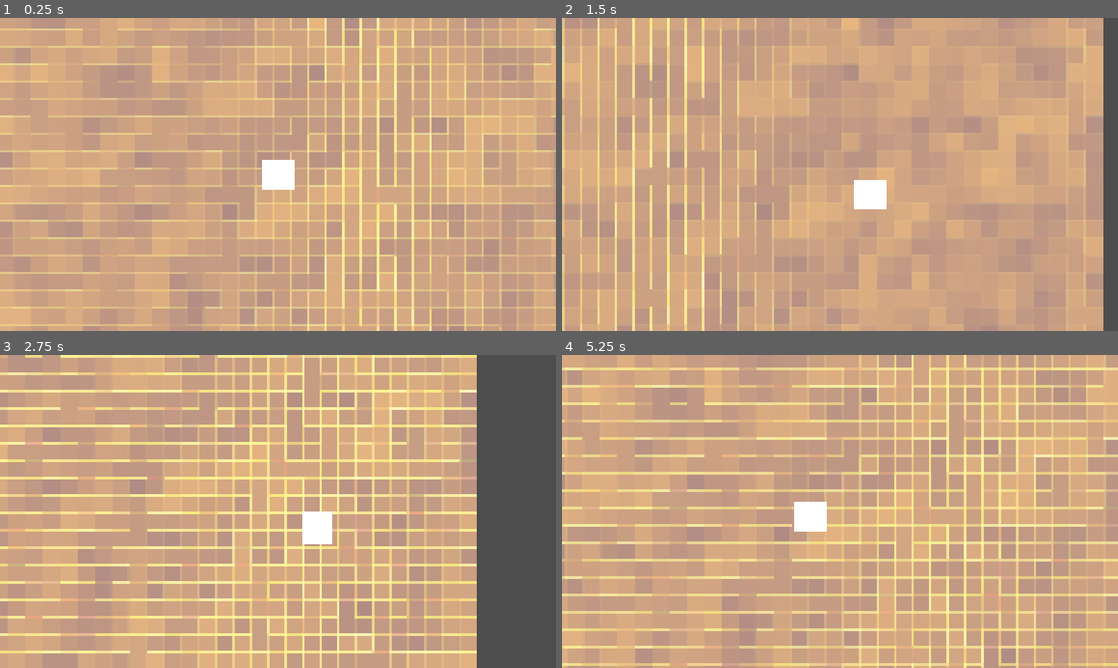
Above: before the commit, frames 1-4 (two rows, left to right).
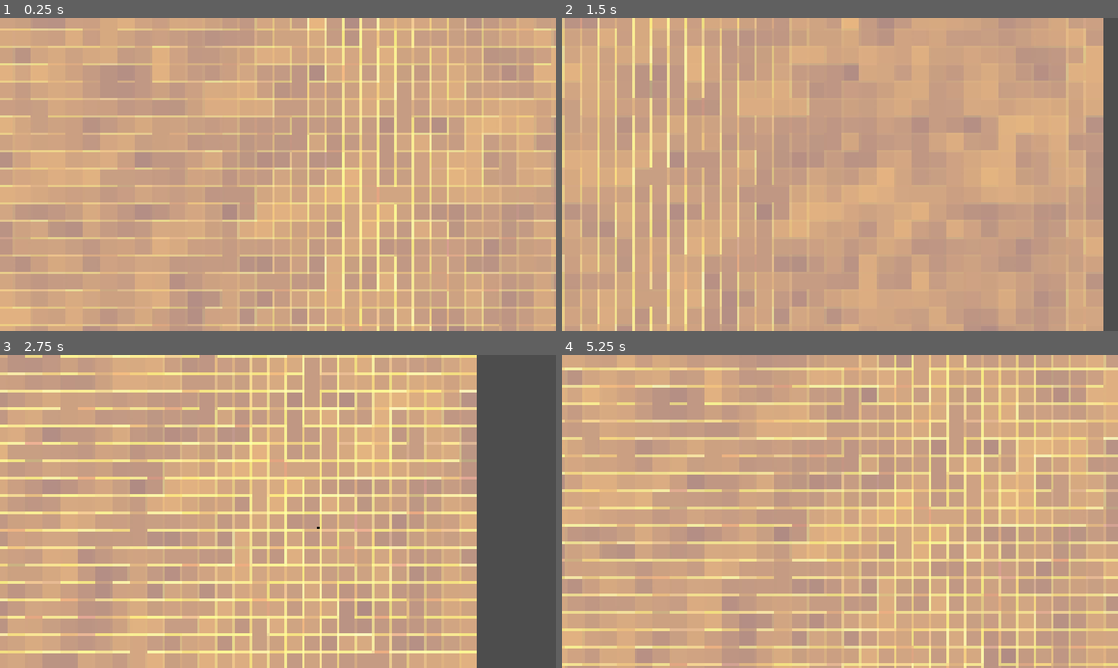
Above: after the commit, the same moments.

Repository: JacksonSprague/GameOff2025
Game: Godot game, scene res://Levels/test_level.tscn
The game is run twice, just before and just after one commit, with the same random seed, the same clock (stepped at 60 frames per second) and the same inputs.
Inputs:
- Up to frame 1 (0.25 s): no input
- Up to frame 2 (1.5 s): tap Enter at 0.5 s; hold Right (Right) 0.53-1.28 s; hold Down (Down) from 1.28 s (still down)
- Up to frame 3 (2.75 s): release Down (Down) at 2.03 s; hold Right (Right) from 2.03 s (still down)
- Up to frame 4 (5.25 s): release Right (Right) at 2.78 s; hold Up (Up) 2.78-3.53 s; hold Left (Left) 3.53-5.03 s; hold Down (Down) from 5.03 s (still down)

The runs differ from the first frame. In frame 1, 0.6% of the frame differs, in the area x 47-53%, y 45-55%; in frame 2, 0.5%; in frame 3, 0.6%; in frame 4, 0.6%.

Commit message:
Added Walking and Idle Anims

Diff:
--- a/gameoff2025/Player/Player.tscn
+++ b/gameoff2025/Player/Player.tscn
@@ -1,6 +1,77 @@
-[gd_scene load_steps=4 format=3 uid="uid://b26v6c8em6fp8"]
+[gd_scene load_steps=15 format=3 uid="uid://b26v6c8em6fp8"]
 
 [ext_resource type="Script" uid="uid://c8y7ets4prsha" path="res://Player/player.gd" id="1_3qydi"]
+[ext_resource type="Texture2D" uid="uid://c4rm5tclhuv7f" path="res://Assets/Sprites/Hermit Crab/Crab-Idle-Sheet.png" id="2_tok1r"]
+[ext_resource type="Texture2D" uid="uid://d0670bjmuy1i5" path="res://Assets/Sprites/Hermit Crab/Crab-Walking-Sheet.png" id="3_ddoul"]
+
+[sub_resource type="AtlasTexture" id="AtlasTexture_8g4oa"]
+atlas = ExtResource("2_tok1r")
+region = Rect2(0, 0, 25, 25)
+
+[sub_resource type="AtlasTexture" id="AtlasTexture_6ysni"]
+atlas = ExtResource("2_tok1r")
+region = Rect2(25, 0, 25, 25)
+
+[sub_resource type="AtlasTexture" id="AtlasTexture_vlldt"]
+atlas = ExtResource("3_ddoul")
+region = Rect2(0, 0, 25, 25)
+
+[sub_resource type="AtlasTexture" id="AtlasTexture_s1rgi"]
+atlas = ExtResource("3_ddoul")
+region = Rect2(25, 0, 25, 25)
+
+[sub_resource type="AtlasTexture" id="AtlasTexture_j23h2"]
+atlas = ExtResource("3_ddoul")
+region = Rect2(50, 0, 25, 25)
+
+[sub_resource type="AtlasTexture" id="AtlasTexture_0j2ni"]
+atlas = ExtResource("3_ddoul")
+region = Rect2(75, 0, 25, 25)
+
+[sub_resource type="AtlasTexture" id="AtlasTexture_v0k0e"]
+atlas = ExtResource("3_ddoul")
+region = Rect2(100, 0, 25, 25)
+
+[sub_resource type="AtlasTexture" id="AtlasTexture_5wa8t"]
+atlas = ExtResource("3_ddoul")
+region = Rect2(125, 0, 25, 25)
+
+[sub_resource type="SpriteFrames" id="SpriteFrames_p7tob"]
+animations = [{
+"frames": [{
+"duration": 1.0,
+"texture": SubResource("AtlasTexture_8g4oa")
+}, {
+"duration": 1.0,
+"texture": SubResource("AtlasTexture_6ysni")
+}],
+"loop": true,
+"name": &"Idle",
+"speed": 2.0
+}, {
+"frames": [{
+"duration": 1.0,
+"texture": SubResource("AtlasTexture_vlldt")
+}, {
+"duration": 1.0,
+"texture": SubResource("AtlasTexture_s1rgi")
+}, {
+"duration": 1.0,
+"texture": SubResource("AtlasTexture_j23h2")
+}, {
+"duration": 1.0,
+"texture": SubResource("AtlasTexture_0j2ni")
+}, {
+"duration": 1.0,
+"texture": SubResource("AtlasTexture_v0k0e")
+}, {
+"duration": 1.0,
+"texture": SubResource("AtlasTexture_5wa8t")
+}],
+"loop": true,
+"name": &"Walking",
+"speed": 7.0
+}]
 
 [sub_resource type="RectangleShape2D" id="RectangleShape2D_l2ndj"]
 size = Vector2(180, 180)
@@ -11,11 +82,15 @@
 script = ExtResource("1_3qydi")
 
 [node name="AnimatedSprite2D" type="AnimatedSprite2D" parent="."]
+sprite_frames = SubResource("SpriteFrames_p7tob")
+animation = &"Walking"
+frame_progress = 0.548878
 
 [node name="CollisionShape2D" type="CollisionShape2D" parent="."]
 shape = SubResource("RectangleShape2D_l2ndj")
 
 [node name="Sprite2D" type="Sprite2D" parent="."]
+visible = false
 scale = Vector2(180, 180)
 texture = SubResource("CanvasTexture_l2ndj")
 
--- a/gameoff2025/project.godot
+++ b/gameoff2025/project.godot
@@ -44,3 +44,7 @@
 "events": [Object(InputEventKey,"resource_local_to_scene":false,"resource_name":"","device":-1,"window_id":0,"alt_press …(195 unchanged characters)…
 ]
 }
+
+[rendering]
+
+textures/canvas_textures/default_texture_filter=0
Binary file added: gameoff2025/Assets/Sprites/Hermit Crab/Crab-Idle-Sheet.png
Not shown, added: gameoff2025/Assets/Sprites/Hermit Crab/Crab-Idle-Sheet.png.import
Binary file added: gameoff2025/Assets/Sprites/Hermit Crab/Crab-Walking-Sheet.png
Not shown, added: gameoff2025/Assets/Sprites/Hermit Crab/Crab-Walking-Sheet.png.import
Not shown, added: Sprites/Crab-Idle-Sheet.png
Not shown, added: Sprites/Crab-Walking-Sheet.png
